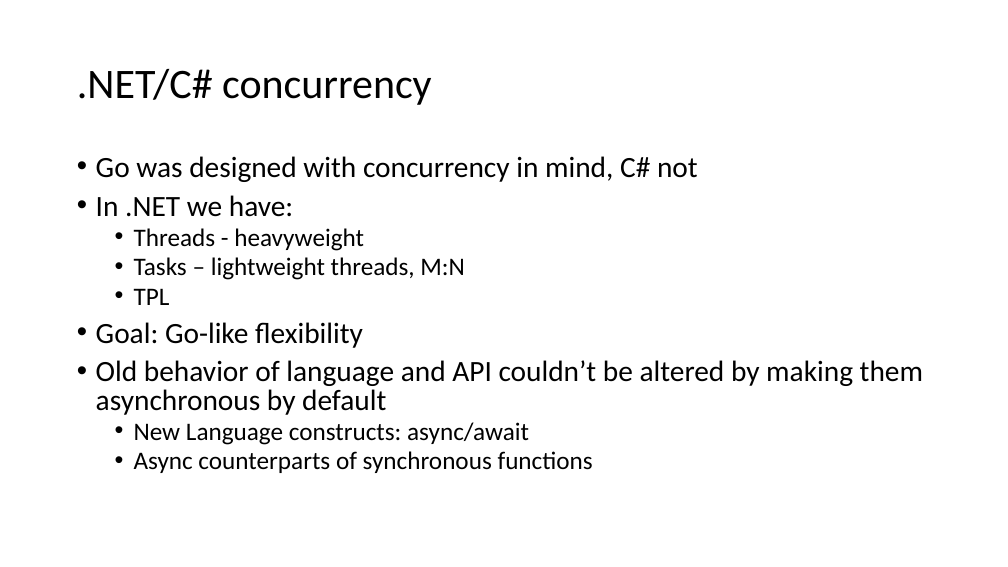
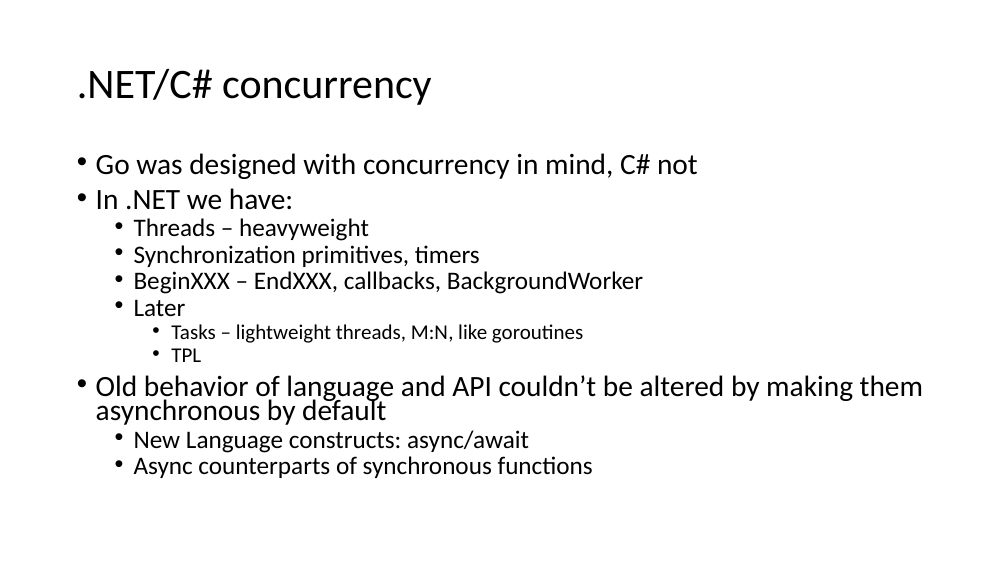
Before and after one commit to kpocza/GoSharp, a slide deck: slide 17 of talks/szszk20180512/SzSzK180512_GoSharp.odp. Drawn at 1008x567 pixels with LibreOffice and Linux fonts; fonts in the diff are those of the drawing. Boxes give left, top, right and bottom in pixels: in the first picture for what was removed or moved away, otherwise in the second. Text is boxed around its words. In the diff, an @@ line names an element or a change of style, - is before the commit and + after.

```diff
--- a/talks/szszk20180512/SzSzK180512_GoSharp.odp
+++ b/talks/szszk20180512/SzSzK180512_GoSharp.odp
@@ text at (x1=96, y1=153, x2=923, y2=478): size 24 to 20 pt in "TPL"; line spacing 0.8 to 0.7; list level 2 to 3 in "TPL" @@
@@ text at (x1=134, y1=218, x2=643, y2=343): text changed @@
-  • Threads - heavyweight
-  • Tasks – lightweight threads, M:N
+  • Threads – heavyweight
+  • Synchronization primitives, timers
+  • BeginXXX – EndXXX, callbacks, BackgroundWorker
+  • Later
+    • Tasks – lightweight threads, M:N, like goroutines
@@ text at (x1=96, y1=322, x2=363, y2=348): paragraph removed @@
-• Goal: Go-like flexibility
```
Also in this commit, not shown: 1 other slide changed, 1 other file.
